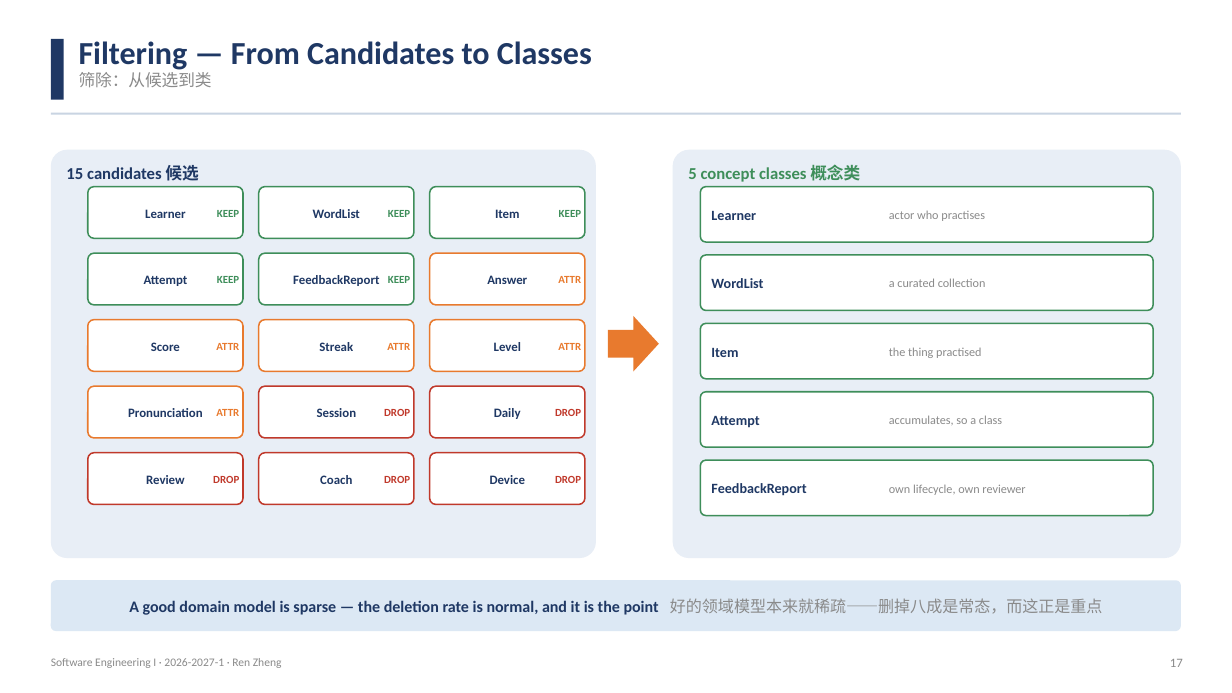
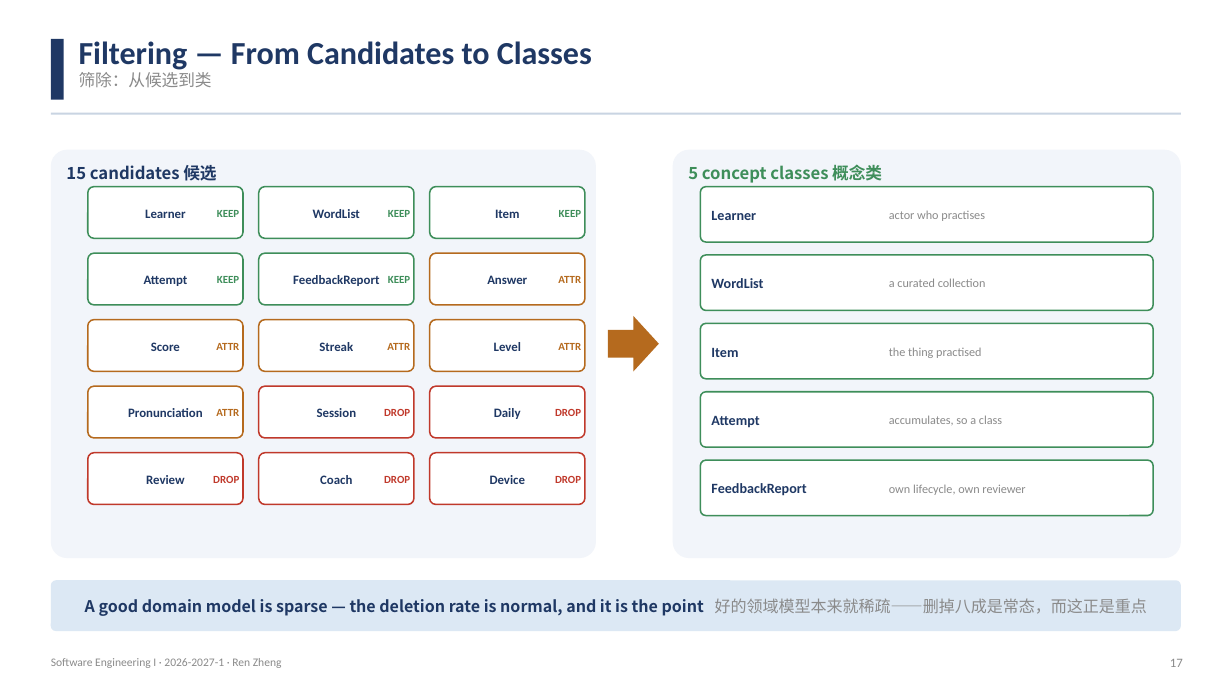
Before and after one commit to klausren/software-engineering-course, a slide deck: slide 17 of 01-slides/W09-Requirements-Modeling-Domain-Model.pptx. Drawn at 1232x693 pixels with LibreOffice and Linux fonts; fonts in the diff are those of the drawing. Boxes give left, top, right and bottom in pixels: in the first picture for what was removed or moved away, otherwise in the second. Text is boxed around its words. In the diff, an @@ line names an element or a change of style, - is before the commit and + after.

```diff
--- a/01-slides/W09-Requirements-Modeling-Domain-Model.pptx
+++ b/01-slides/W09-Requirements-Modeling-Domain-Model.pptx
@@ rounded rectangle at (51, 150, 596, 558): fill #E8EEF6 to #F2F5FA @@
@@ rounded rectangle at (673, 150, 1181, 558): fill #E8EEF6 to #F2F5FA @@
@@ right arrow at (608, 316, 659, 372): fill #E87A2E to #B56A1E @@
@@ outline #E87A2E 1.2 pt to #B56A1E 1.2 pt in 5 elements at (430, 253, 585, 305), (88, 320, 243, 372), (259, 320, 414, 372), (430, 320, 585, 372), (88, 386, 243, 438) @@
@@ text colour #E87A2E to #B56A1E in 5 elements at (558, 276, 581, 283), (216, 343, 239, 350), (387, 343, 410, 350), (558, 343, 581, 350), (216, 409, 239, 416) @@
@@ font Calibri to Noto Sans CJK SC in 3 elements at (66, 165, 216, 181), (688, 165, 882, 183), (85, 598, 1148, 616) @@
```
Also in this commit, not shown: 3 other slides changed, 2 other files.
